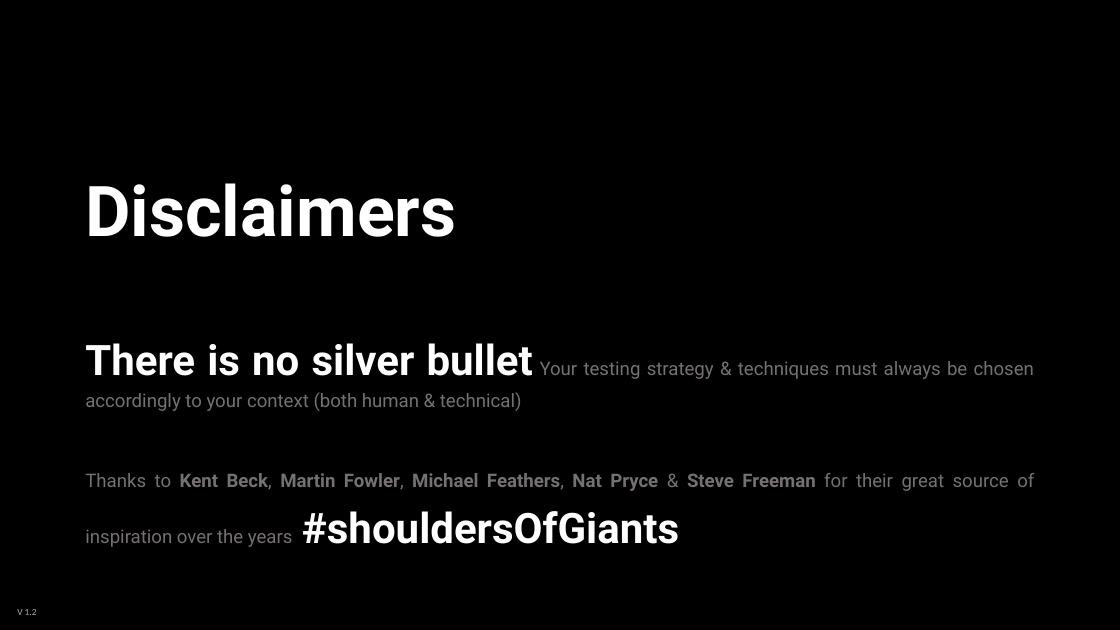
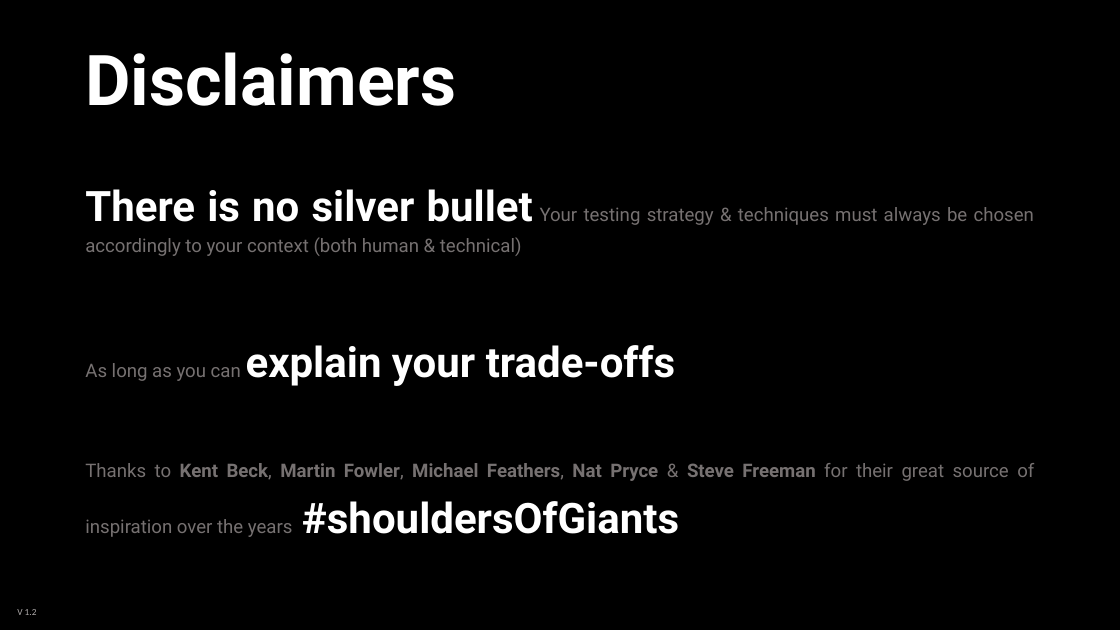
Before and after one commit to tpierrain/talk-outside-in-diamond-tdd, a slide deck: slide 2 of Outside-In-Diamond TDD.pptx. Drawn at 1120x630 pixels with LibreOffice and Linux fonts; fonts in the diff are those of the drawing; background and template pictures are left out. Boxes give left, top, right and bottom in pixels: in the first picture for what was removed or moved away, otherwise in the second. Text is boxed around its words. In the diff, an @@ line names an element or a change of style, - is before the commit and + after.

```diff
--- a/Outside-In-Diamond TDD.pptx
+++ b/Outside-In-Diamond TDD.pptx
@@ title "Disclaimers": place and size @@
-title "Disclaimers" at (85,183,456,237)
+title "Disclaimers" at (85,52,456,106)
@@ text "There is no silver bullet ...": place and size @@
-text "There is no silver bullet ..." at (85,343,1034,547)
+text "There is no silver bullet ..." at (85,189,1034,537)
@@ text "There is no silver bullet ..." at (85,189,1034,537): vertical alignment top to middle @@
@@ text at (85,189,1034,537): more space between paragraphs @@
@@ text at (85,345,675,386): paragraph added @@
+As long as you can explain your trade-offs
```
Also in this commit, not shown: 1 other slide changed, 1 slide added.
